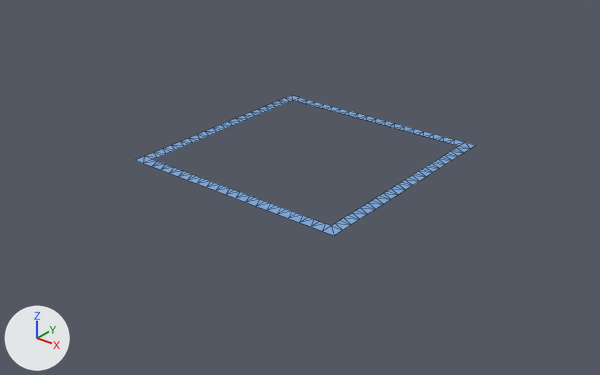
One commit to the glTF model assets/models/water-swell-48-mid.glb: the scene before it, then after it.
The view is the same before and after, from a camera (50 mm lens) standing at (1243.0, -1592.0, 875.0) and looking at (7.0, -46.0, -83.0). Lighting does not change. The marker at lower left points along +X, +Y and +Z. The picture after the commit comes second. Mesh edges are drawn as thin lines.

The older version as bpy lines, for what is in view:
```python
me_swellmid = bpy.data.meshes.new('SwellMid')
me_swellmid.from_pydata(...)  # 224 vertices, 224 faces; spans x -320.0..320.0, y -320.0..320.0, z 0.0
me_swellmid.materials.append(mat_sea)  # blue #7caadf
ob_swellmid = bpy.data.objects.new('SwellMid', me_swellmid)
ob_swellmid.location = (0.0, 0.0, 0.0)
```
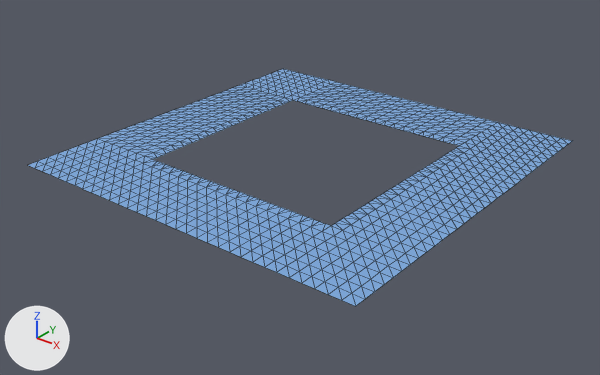
Location of each change, (x1, y1, x2, y2) in pixels of the pictures (600 x 375 px):
'SwellMid', reshaped (60% wider, 68% taller)
    before: (136, 95, 475, 236)
    after: (28, 69, 572, 306)
part 1 of me_swellmid, added (blue)
    after: (28, 69, 572, 306)

The change in detail:
me_swellmid is used by ob_swellmid; location (0.0, 0.0, 0.0).
me_swellmid had 224 vertices, 224 faces and spanned x -320.0..320.0, y -320.0..320.0, z 0.0.
me_swellmid now has 872 vertices, 1472 faces and spans x -512.0..512.0, y -512.0..512.0, z 0.0.
me_swellmid part 1: 648 vertices added at x -512.0..512.0, y -512.0..512.0, z 0.0.
